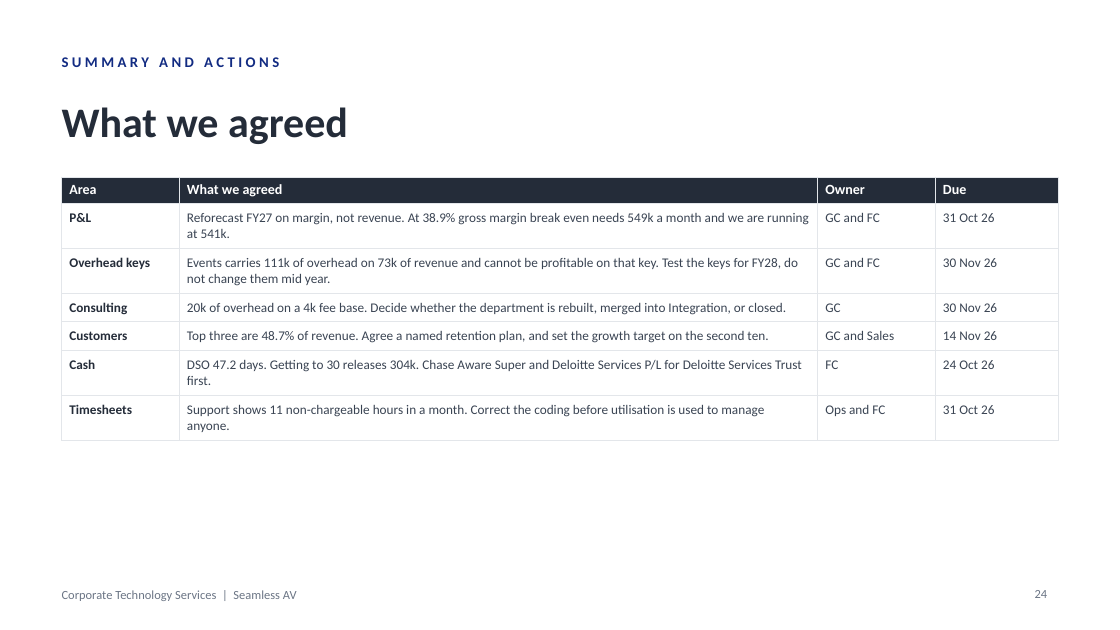
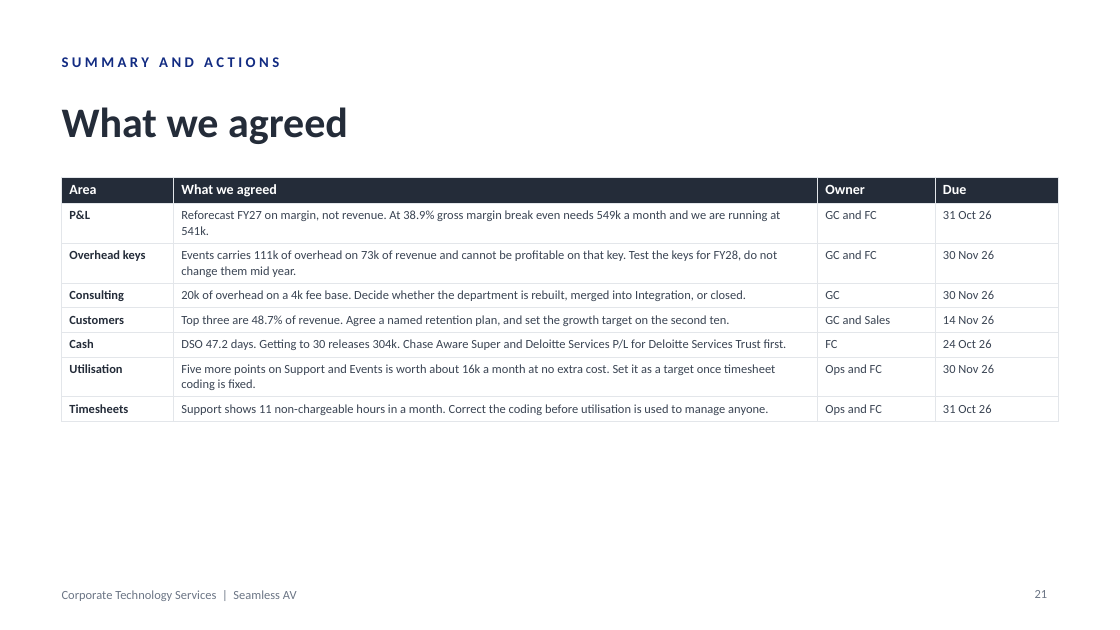
Before and after one commit to WesleyNelson-O33/Claude, a slide deck: slide 21 of deck/CTS Monthly Business Review - September 2026.pptx (slide 24 before the commit). Drawn at 1120x630 pixels with LibreOffice and Linux fonts; fonts in the diff are those of the drawing. Boxes give left, top, right and bottom in pixels: in the first picture for what was removed or moved away, otherwise in the second. Text is boxed around its words. In the diff, an @@ line names an element or a change of style, - is before the commit and + after.

```diff
--- a/deck/CTS Monthly Business Review - September 2026.pptx
+++ b/deck/CTS Monthly Business Review - September 2026.pptx
@@ table at box(62, 177, 1058, 419) @@
+row 7: Utilisation | Five more points on Support and Events is worth about 16k a month at no extra cost. Set it as a target once timesheet coding is fixed. | Ops and FC | 30 Nov 26
@@ page number at box(1035, 590, 1048, 598): text changed @@
-24
+21
```
Also in this commit, not shown: 11 other slides changed, 1 slide added, 4 slides removed, 54 other files.
